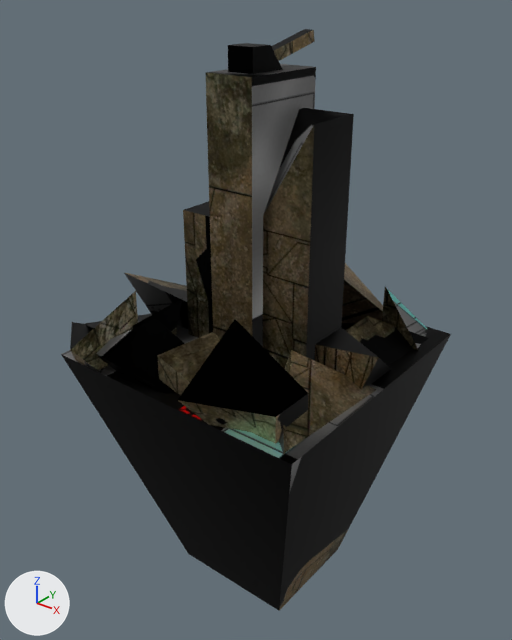
The Blender file Assets/BlenderSourceFiles/Cube.blend as it was, and as the next commit left it.
Before and after are seen from a 50 mm lens placed at (11.45, -14.61, 9.21), pointed at (-0.38, 0.18, 0.04). The axes (+X, +Y, +Z) are drawn at lower left. The lights are the same throughout.

The first picture shows 'Attack_Island'.
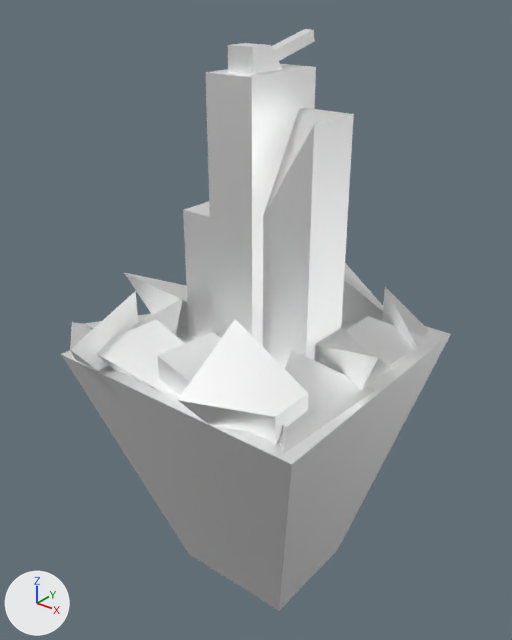
Location of each change, (x1, y1, x2, y2) in pixels of the pictures (512 x 640 px):
'Attack_Island', surface changed (black to white): (61, 29, 451, 610) in both

What changed in the scene script:
```text
Change mat_atk_island_texture:
    remove # nodes: BsdfPrincipled, NormalMap, OutputMaterial, TexImage x3
    remove # uses the picture img_diffusecolor_texture_009
    remove # uses the picture img_diffusecolor_texture_010
    remove # uses the picture img_diffusecolor_texture_011
    nodes: BsdfPrincipled, OutputMaterial
    colours: white #ffffff
```
